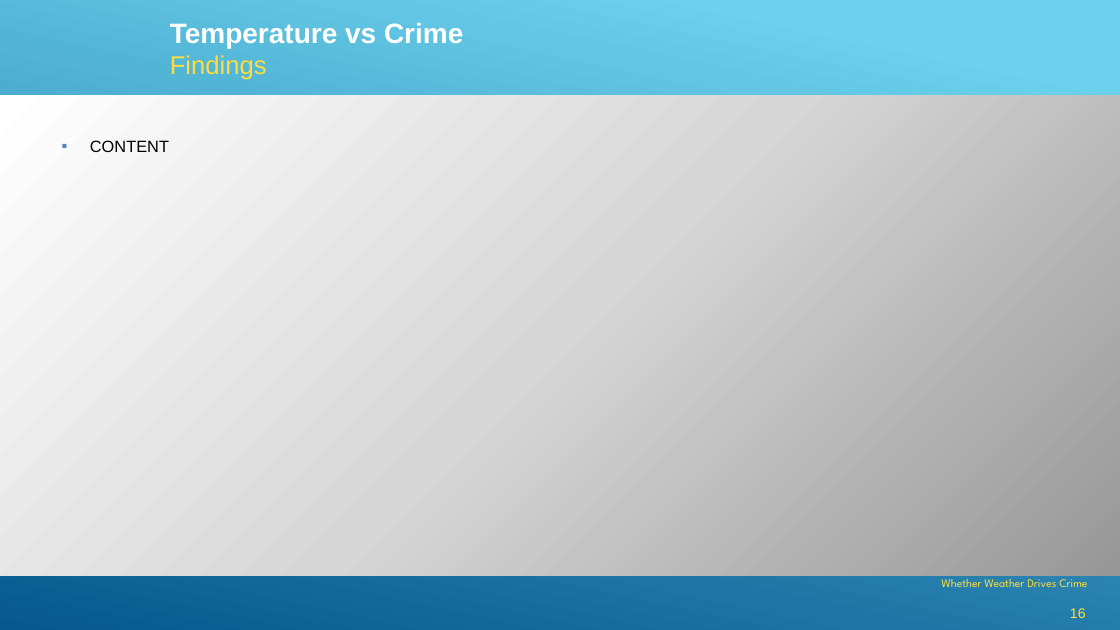
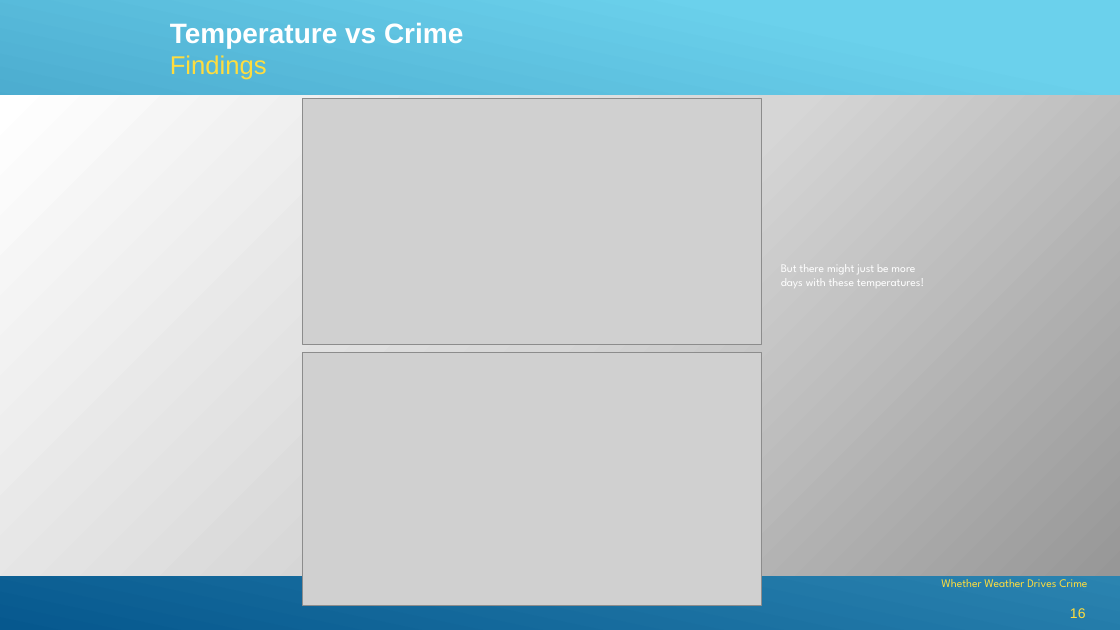
Before and after one commit to minnawoo/Whether-Weather-Drives-Crime, a slide deck: slide 16 of Whether Weather Drives Crime.pptx. Drawn at 1120x630 pixels with LibreOffice and Linux fonts; fonts in the diff are those of the drawing; grey boxes stand for pictures. Boxes give left, top, right and bottom in pixels: in the first picture for what was removed or moved away, otherwise in the second. Text is boxed around its words. In the diff, an @@ line names an element or a change of style, - is before the commit and + after.

```diff
--- a/Whether Weather Drives Crime.pptx
+++ b/Whether Weather Drives Crime.pptx
@@ picture added at [302,98,761,344] @@
@@ text removed at [90,140,169,152] @@
-▪ CONTENT
@@ text added at [781,264,924,288], 10 pt, text #FFFFFF @@
+But there might just be more days with these temperatures!
@@ picture added at [302,353,761,606] @@
```
Also in this commit, not shown: 1 other slide changed, 2 slides added, 1 other file.
